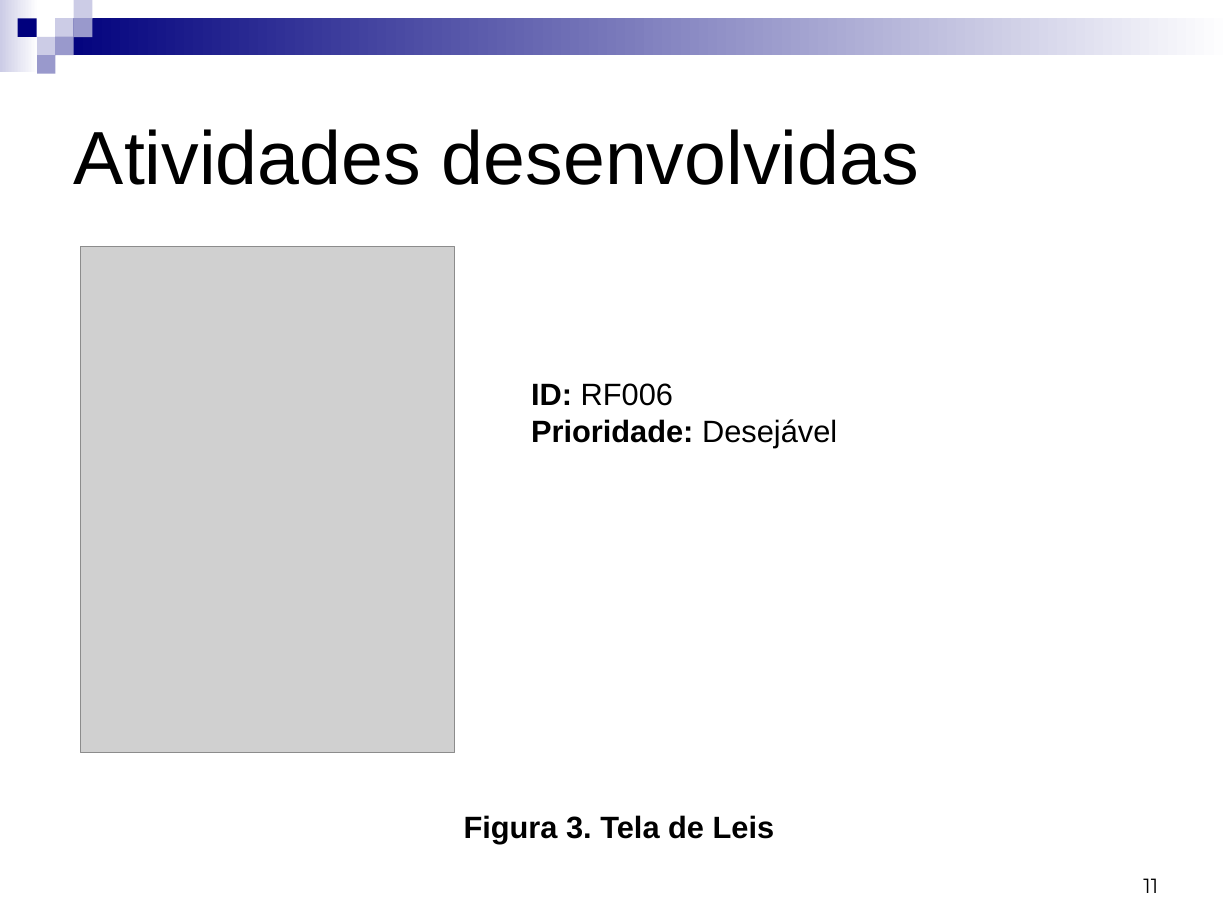
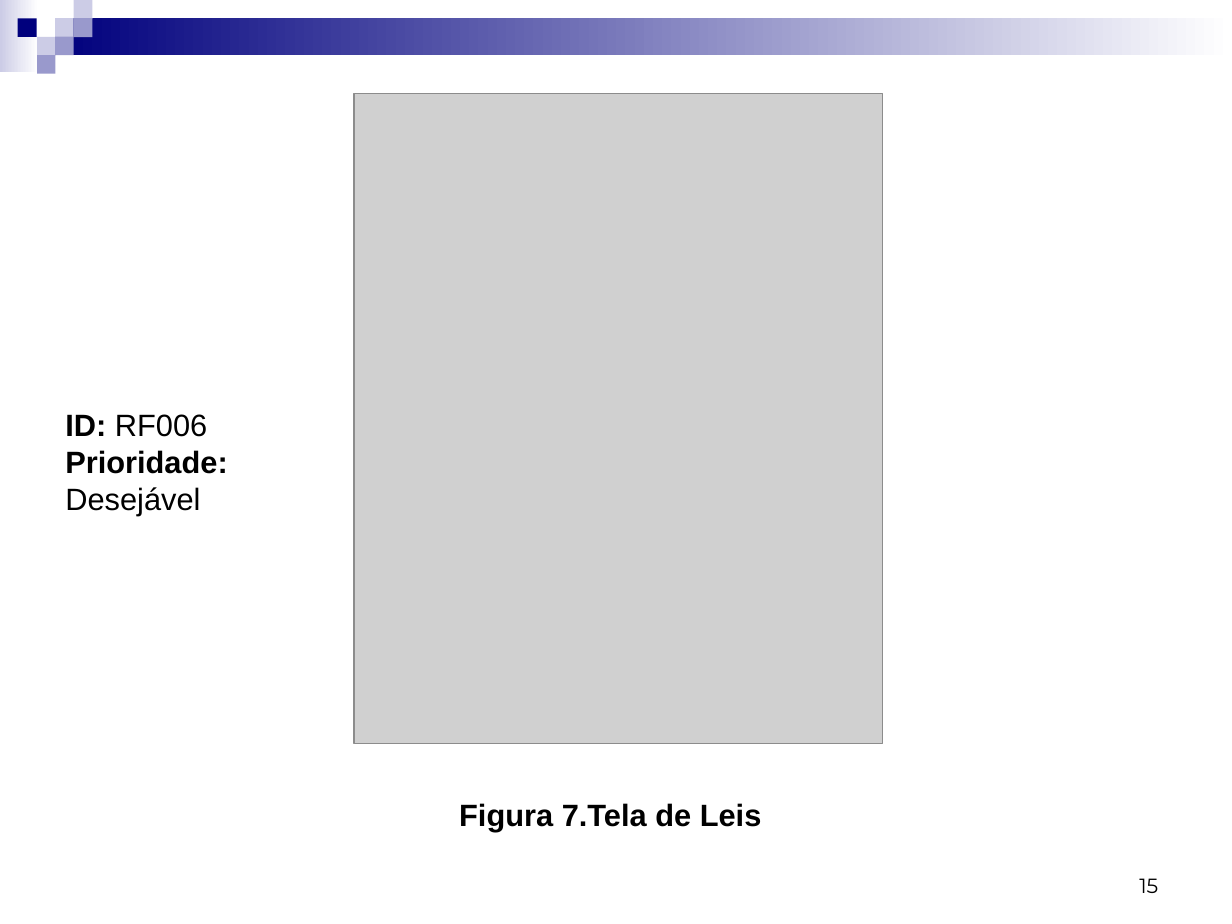
Before and after one commit to Gabrielfgrd/CamaraRB, a slide deck: slide 15 of Documentos/Documentos das aulas/Apresentação para o dia 10.ppt (slide 11 before the commit). Drawn at 1232x924 pixels with LibreOffice and Linux fonts; fonts in the diff are those of the drawing; grey boxes stand for pictures. Boxes give left, top, right and bottom in pixels: in the first picture for what was removed or moved away, otherwise in the second. Text is boxed around its words. In the diff, an @@ line names an element or a change of style, - is before the commit and + after.

```diff
--- a/Documentos/Documentos das aulas/Apresentação para o dia 10.ppt
+++ b/Documentos/Documentos das aulas/Apresentação para o dia 10.ppt
@@ picture resized from (x1=80, y1=246, x2=455, y2=753) to (x1=354, y1=94, x2=882, y2=744) @@
@@ title removed at (x1=74, y1=129, x2=919, y2=185) @@
-Atividades desenvolvidas
@@ text "ID: RF006" rewrapped from (x1=531, y1=383, x2=837, y2=448) to (x1=65, y1=414, x2=227, y2=516) @@
@@ text at (x1=459, y1=803, x2=762, y2=831): text changed @@
-Figura 3. Tela de Leis
+Figura 7.Tela de Leis
@@ page number at (x1=1139, y1=878, x2=1158, y2=893): text changed @@
-11
+15
```
Also in this commit, not shown: 13 other slides changed, 10 slides added, 2 slides removed, 49 other files.
